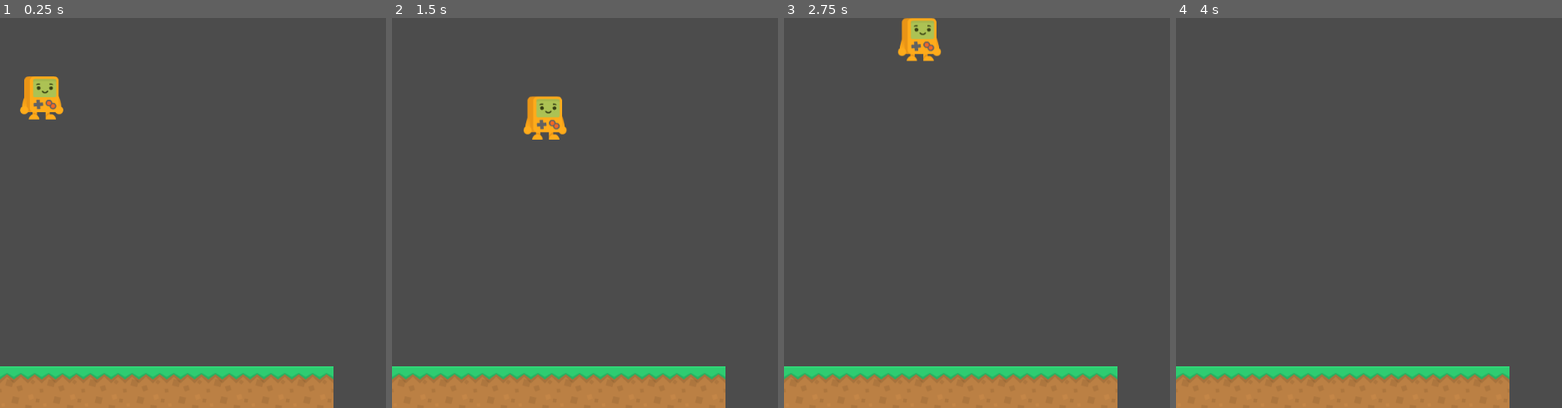
Above: before the commit, frames 1-4 (left to right).
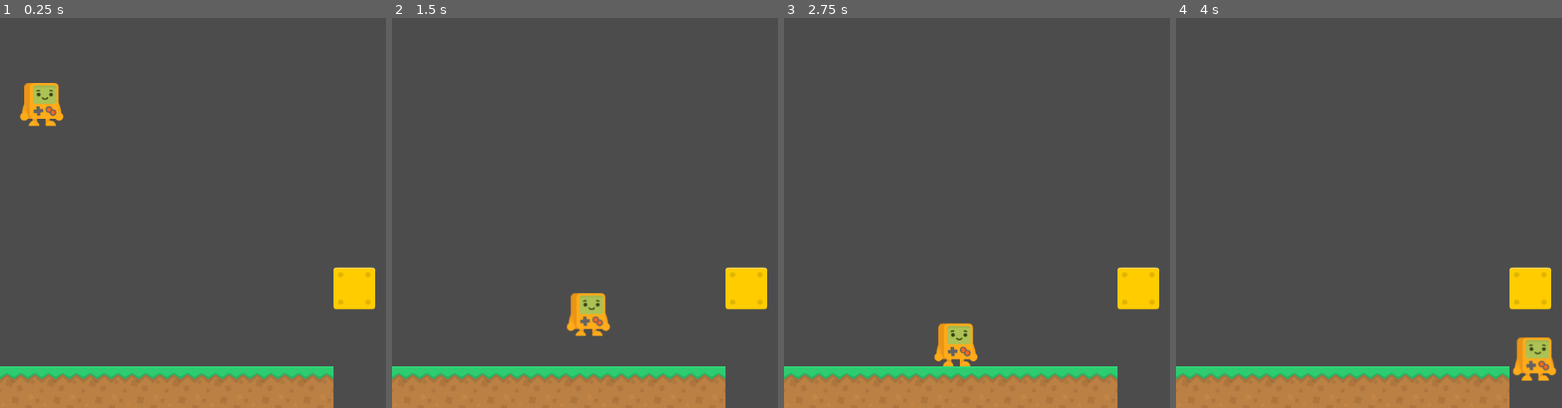
Above: after the commit, the same moments.

Repository: theaob/platformergodot
Game: Godot game, scene res://Scenes/Level1.tscn
Two runs of this game, one before a commit and one after it. Both use one fixed random seed, a clock stepped at 60 frames per second and the inputs below.
Inputs:
- Up to frame 1 (0.25 s): no input
- Up to frame 2 (1.5 s): hold Right (right) from 0.53 s (still down); tap Space (jump) at 0.6, 0.77, 1.07, 1.35 s
- Up to frame 3 (2.75 s): tap Space (jump) at 1.52, 1.82, 2.1 s; release Right (right) at 2.03 s; hold Left (left) from 2.03 s (still down)
- Up to frame 4 (4 s): release Left (left) at 2.78 s; hold Right (right) from 2.78 s (still down); tap Space (jump) at 2.85, 3.02, 3.32, 3.6, 3.77 s

The runs differ from the first frame. In frame 1, 1.9% of the frame differs, in the area x 5-98%, y 14-75%; in frame 2, 3.1%, in the area x 34-98%, y 20-82%; in frame 3, 3.1%; in frame 4, 2.2%.

Commit message:
added jump from ground added simple platform

Diff:
--- a/Scenes/Level1.tscn
+++ b/Scenes/Level1.tscn
@@ -1,9 +1,13 @@
-[gd_scene load_steps=4 format=2]
+[gd_scene load_steps=6 format=2]
 
+[ext_resource path="res://Assets/kenney/Tiles/platformPack_tile008.png" type="Texture" id=1]
 [ext_resource path="res://Scenes/Player.tscn" type="PackedScene" id=2]
 [ext_resource path="res://Assets/kenney/Tiles/platformPack_tile001.png" type="Texture" id=3]
 
 [sub_resource type="RectangleShape2D" id=2]
+extents = Vector2( 32, 32 )
+
+[sub_resource type="RectangleShape2D" id=3]
 extents = Vector2( 32, 32 )
 
 [node name="Level1" type="Node2D"]
@@ -106,5 +110,19 @@
 [node name="CollisionShape2D" type="CollisionShape2D" parent="Floor/Floor8"]
 shape = SubResource( 2 )
 
+[node name="Platform" type="Node" parent="."]
+
+[node name="StaticBody2D" type="StaticBody2D" parent="Platform"]
+position = Vector2( 544, 416 )
+__meta__ = {
+"_edit_group_": true
+}
+
+[node name="Sprite" type="Sprite" parent="Platform/StaticBody2D"]
+texture = ExtResource( 1 )
+
+[node name="CollisionShape2D" type="CollisionShape2D" parent="Platform/StaticBody2D"]
+shape = SubResource( 3 )
+
 [node name="Steve" parent="." instance=ExtResource( 2 )]
 position = Vector2( 64, 48 )
--- a/Scenes/Player.gd
+++ b/Scenes/Player.gd
@@ -1,7 +1,9 @@
 extends KinematicBody2D
 
 var velocity = Vector2(0,0);
-const X_SPEED = 180;
+const X_SPEED = 250;
+const JUMP_FORCE = -800;
+const GRAVITY = 35;
 const LERP_WEIGHT = 0.15;
 
 func _physics_process(delta):
@@ -10,11 +12,11 @@
 	if Input.is_action_pressed("left"):
 		velocity.x = -X_SPEED;
 
-	velocity.y = velocity.y + 30;
+	velocity.y = velocity.y + GRAVITY;
 
-	if Input.is_action_just_pressed("jump"):
-		velocity.y = -500;
+	if Input.is_action_just_pressed("jump") and is_on_floor():
+		velocity.y = JUMP_FORCE;
 
-	velocity = move_and_slide(velocity);
+	velocity = move_and_slide(velocity, Vector2.UP);
 
 	velocity.x = lerp(velocity.x, 0, LERP_WEIGHT);
